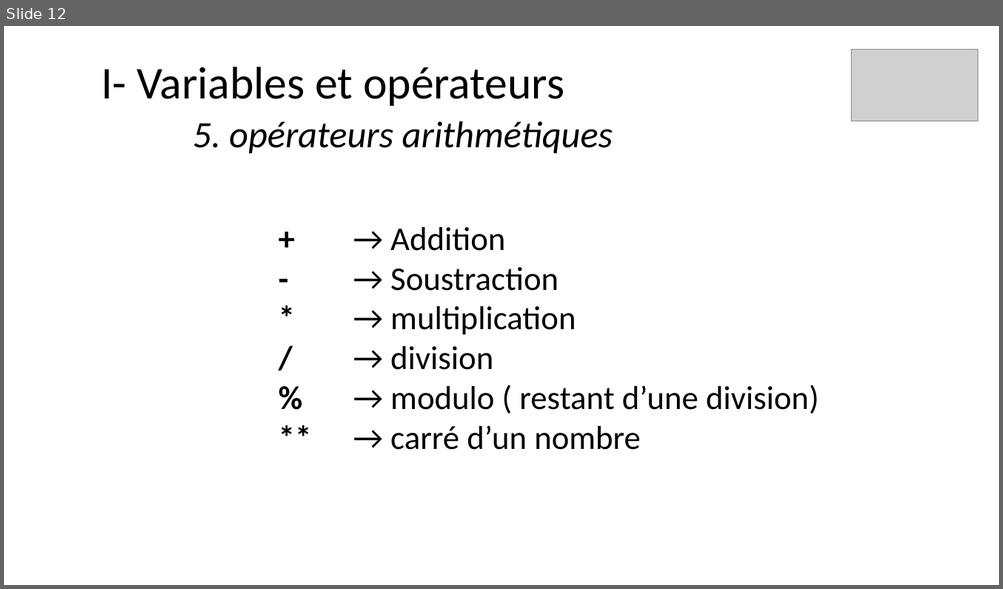
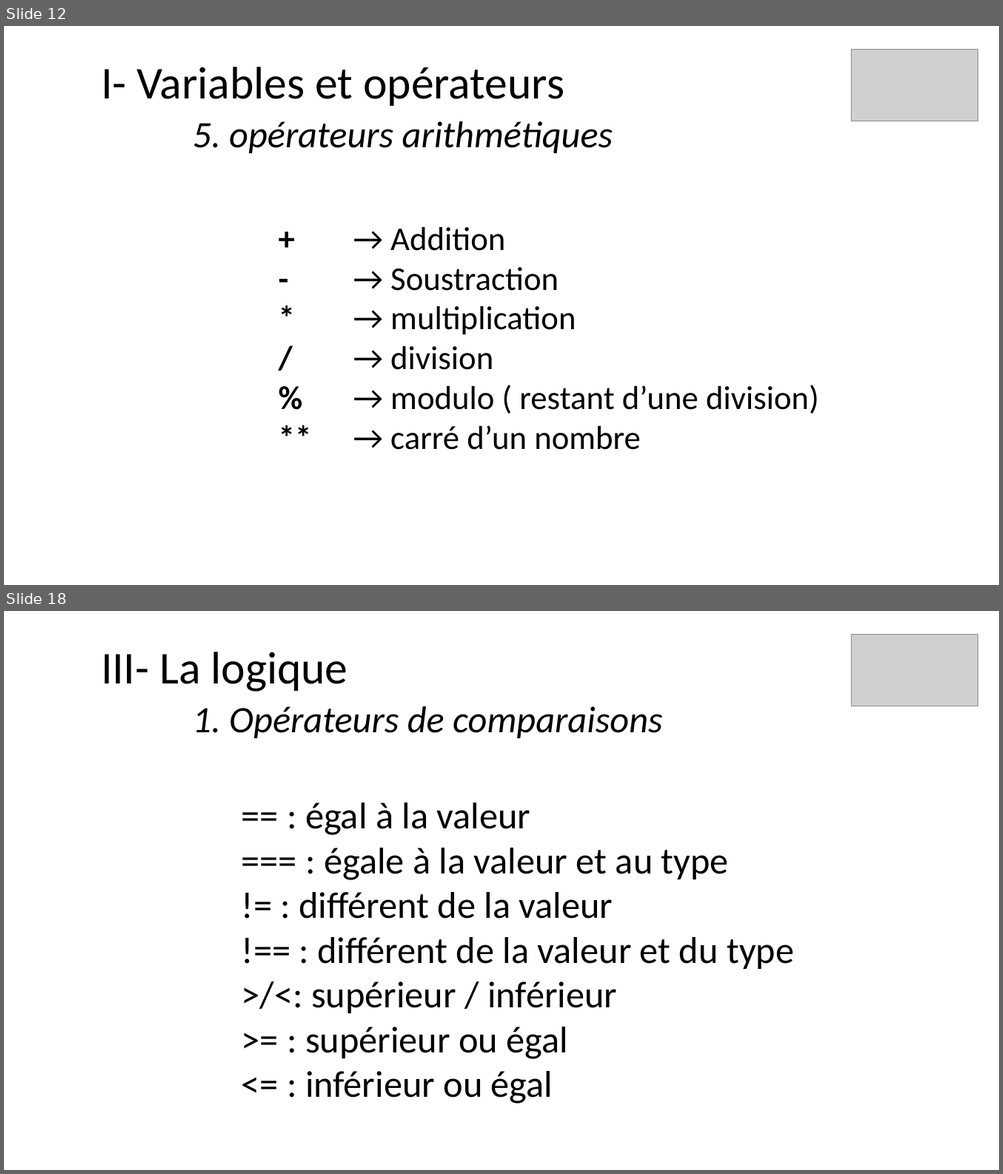
Before and after one commit to ArMb57/JavaScript, a slide deck: cours.pptx. Shown one above the other, each under a label of ours: slide 12 before the commit, slides 12 and 18 after it; the slides between them are not shown. The pictures are 1003x589 and 1003x1174 pixels, drawn with LibreOffice and Linux fonts; fonts in the diff are those of the drawing; grey boxes stand for pictures. Boxes give left, top, right and bottom in pixels: in the first picture for what was removed or moved away, otherwise in the second. Text is boxed around its words. In the diff, an @@ line names an element or a change of style, - is before the commit and + after.

```diff
--- a/cours.pptx
+++ b/cours.pptx
@@ slide 18 added at [4, 611, 999, 1170], background #FFFFFF @@
@@ title added at [101, 652, 663, 738], 36 pt, text #000000, italic @@
+III- La logique
+1. Opérateurs de comparaisons
@@ picture added at [851, 634, 978, 706] @@
@@ text added at [299, 803, 794, 1104], 36 pt, text #000000 @@
+== : égal à la valeur
+=== : égale à la valeur et au type
+!= : différent de la valeur
+!== : différent de la valeur et du type
+>/<: supérieur / inférieur
+>= : supérieur ou égal
+<= : inférieur ou égal
```
Also in this commit, not shown: 15 other slides added, 8 other files.
